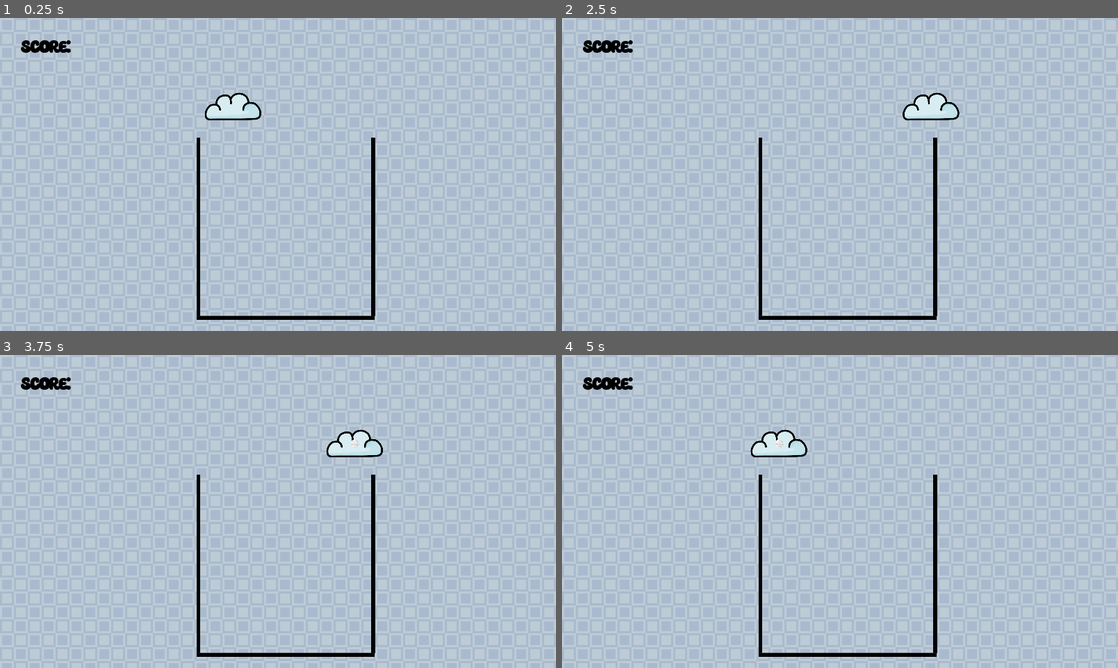
Above: before the commit, frames 1-4 (two rows, left to right).
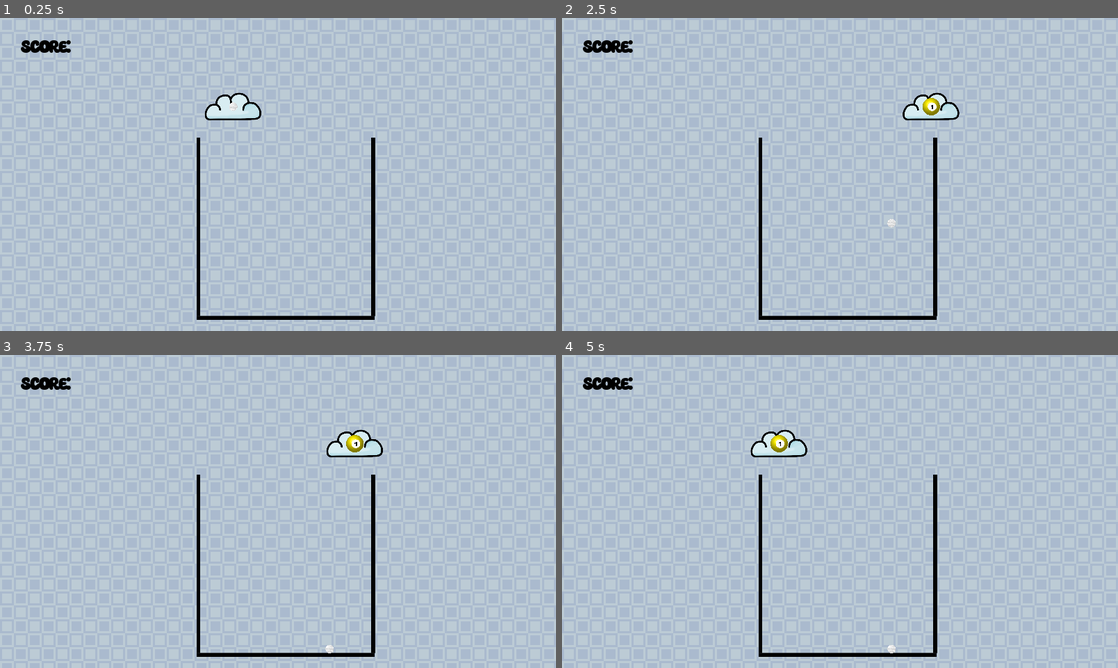
Above: after the commit, the same moments.

Repository: andreashsy/watermelon-game-godot
Game: Godot game, scene res://Main.tscn
Two runs of this game, one before a commit and one after it. Both use one fixed random seed, a clock stepped at 60 frames per second and the inputs below.
Inputs:
- Up to frame 1 (0.25 s): no input
- Up to frame 2 (2.5 s): tap Enter at 0.5 s; hold Right (ui_right) 0.53-1.28 s; hold Down (ui_down) 1.28-2.03 s; hold Right (ui_right) from 2.03 s (still down)
- Up to frame 3 (3.75 s): release Right (ui_right) at 2.78 s; hold Up (ui_up) 2.78-3.53 s; tap Space at 3.5 s; hold Left (ui_left) from 3.53 s (still down)
- Up to frame 4 (5 s): keep holding Left (ui_left)

The runs differ from the first frame. In frame 1, less than 0.1% of the frame differs, in the area x 41-43%, y 26-30%; in frame 2, 0.2%, in the area x 58-68%, y 25-67%; in frame 3, 0.2%; in frame 4, 0.2%.

Commit message:
generate ball on game start

Diff:
--- a/Cloud.gd
+++ b/Cloud.gd
@@ -8,7 +8,7 @@
 
 # Called when the node enters the scene tree for the first time.
 func _ready():
-	pass # Replace with function body.
+	generate_ball()
 
 func _physics_process(delta):
 	if Input.is_action_pressed("ui_left"):
